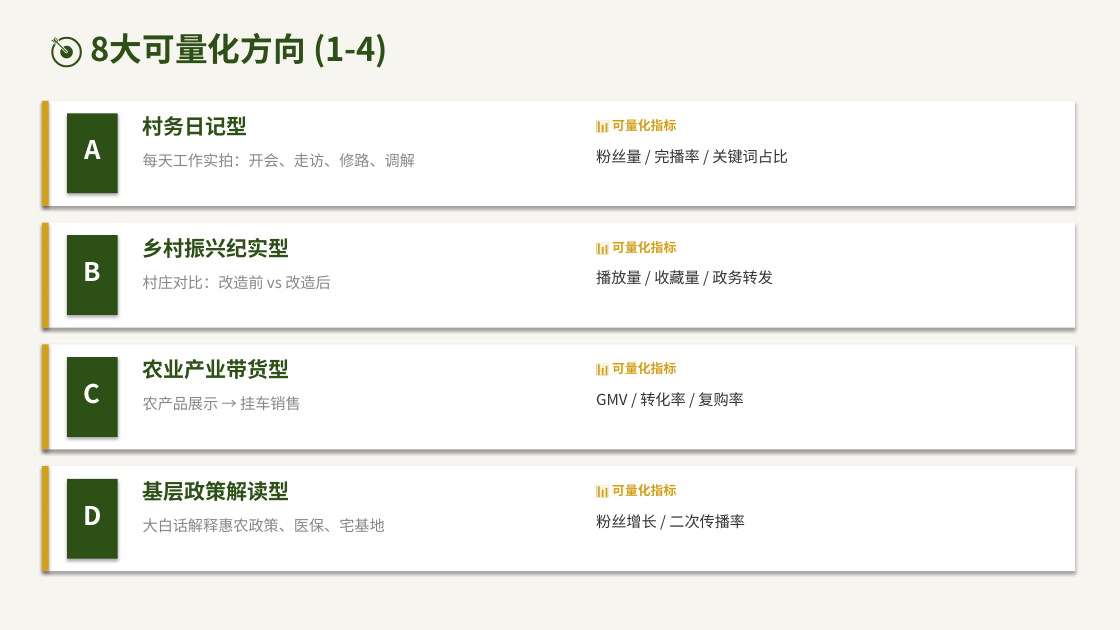
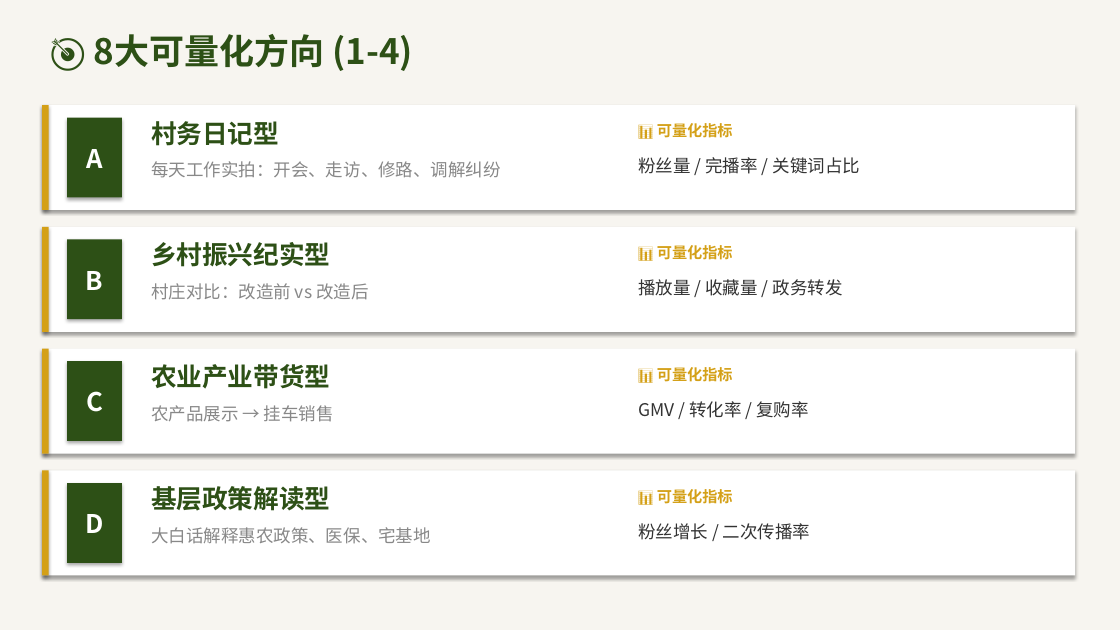
Before and after one commit to 975801846-star/workspace-outputs, a slide deck: slide 3 of tunjunying/PPT_python-pptx版.pptx. Drawn at 1120x630 pixels with LibreOffice and Linux fonts; fonts in the diff are those of the drawing. Boxes give left, top, right and bottom in pixels: in the first picture for what was removed or moved away, otherwise in the second. Text is boxed around its words. In the diff, an @@ line names an element or a change of style, - is before the commit and + after.

```diff
--- a/tunjunying/PPT_python-pptx版.pptx
+++ b/tunjunying/PPT_python-pptx版.pptx
@@ text "🎯 8大可量化方向 (1-4)" at box(332, 35, 413, 71): size 28 to 30 pt @@
@@ rectangle: place and size @@
-rectangle at box(67, 113, 118, 193)
+rectangle at box(67, 118, 122, 197)
@@ text "村务日记型": place and size @@
-text "村务日记型" at box(143, 116, 248, 136)
+text "村务日记型" at box(151, 121, 279, 146)
@@ text "📊 可量化指标": place and size @@
-text "📊 可量化指标" at box(612, 119, 676, 131)
+text "📊 可量化指标" at box(657, 123, 733, 138)
@@ text "A": place and size @@
-text "A" at box(84, 140, 100, 159)
+text "A" at box(86, 149, 102, 168)
@@ text at box(151, 161, 501, 178): text changed; size 13 to 15 pt @@
-每天工作实拍：开会、走访、修路、调解
+每天工作实拍：开会、走访、修路、调解纠纷
@@ text "粉丝量 / 完播率 / 关键词占比": place and size @@
-text "粉丝量 / 完播率 / 关键词占比" at box(596, 149, 788, 164)
+text "粉丝量 / 完播率 / 关键词占比" at box(638, 157, 860, 174)
@@ rectangle: place and size @@
-rectangle at box(67, 235, 118, 315)
+rectangle at box(67, 239, 122, 319)
@@ text "乡村振兴纪实型": place and size @@
-text "乡村振兴纪实型" at box(143, 238, 290, 258)
+text "乡村振兴纪实型" at box(151, 242, 330, 267)
@@ text "📊 可量化指标": place and size @@
-text "📊 可量化指标" at box(612, 241, 676, 253)
+text "📊 可量化指标" at box(657, 245, 733, 260)
@@ text "B": place and size @@
-text "B" at box(84, 262, 101, 281)
+text "B" at box(86, 271, 103, 290)
@@ text "播放量 / 收藏量 / 政务转发": place and size @@
-text "播放量 / 收藏量 / 政务转发" at box(596, 270, 773, 284)
+text "播放量 / 收藏量 / 政务转发" at box(638, 279, 843, 296)
@@ 8 rectangles: place and size @@
-8 rectangles at box(42, 101, 1075, 571)
+8 rectangles at box(42, 105, 1075, 576)
@@ size 18 to 22 pt in 4 elements at box(151, 486, 330, 511), box(151, 121, 279, 146), box(151, 242, 330, 267), box(151, 364, 330, 389) @@
@@ text "农业产业带货型": place and size @@
-text "农业产业带货型" at box(143, 359, 290, 379)
+text "农业产业带货型" at box(151, 364, 330, 389)
@@ text "C": place and size @@
-text "C" at box(84, 383, 101, 404)
+text "C" at box(86, 391, 103, 412)
@@ rectangle: place and size @@
-rectangle at box(67, 357, 118, 437)
+rectangle at box(67, 361, 122, 441)
@@ text "📊 可量化指标": place and size @@
-text "📊 可量化指标" at box(612, 362, 676, 374)
+text "📊 可量化指标" at box(657, 367, 733, 382)
@@ size 13 to 15 pt in 7 elements at box(151, 283, 368, 300), box(151, 405, 334, 422), box(151, 527, 431, 544), box(638, 157, 860, 174), box(638, 279, 843, 296), box(638, 523, 810, 540), box(638, 401, 808, 418) @@
@@ text "GMV / 转化率 / 复购率": place and size @@
-text "GMV / 转化率 / 复购率" at box(596, 392, 743, 407)
+text "GMV / 转化率 / 复购率" at box(638, 401, 808, 418)
@@ text "基层政策解读型": place and size @@
-text "基层政策解读型" at box(143, 481, 290, 501)
+text "基层政策解读型" at box(151, 486, 330, 511)
@@ text "D": place and size @@
-text "D" at box(83, 506, 101, 525)
+text "D" at box(85, 514, 103, 533)
@@ rectangle: place and size @@
-rectangle at box(67, 479, 118, 559)
+rectangle at box(67, 483, 122, 563)
@@ size 11 to 13 pt in 4 elements at box(657, 123, 733, 138), box(657, 245, 733, 260), box(657, 367, 733, 382), box(657, 489, 733, 504) @@
@@ text "📊 可量化指标": place and size @@
-text "📊 可量化指标" at box(612, 484, 676, 496)
+text "📊 可量化指标" at box(657, 489, 733, 504)
@@ 3 texts: place and size @@
-3 texts at box(143, 275, 385, 532)
+3 texts at box(151, 283, 431, 544)
@@ text "粉丝增长 / 二次传播率": place and size @@
-text "粉丝增长 / 二次传播率" at box(596, 514, 745, 529)
+text "粉丝增长 / 二次传播率" at box(638, 523, 810, 540)
```
Also in this commit, not shown: 16 other slides changed, 1 slide added.
